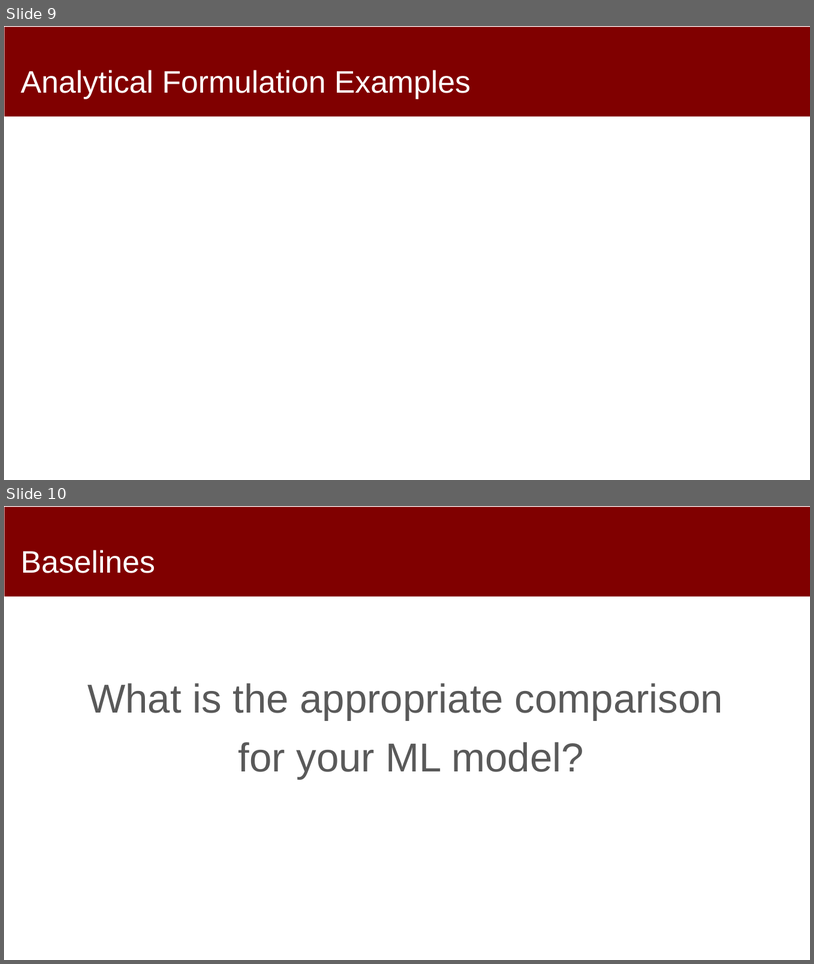
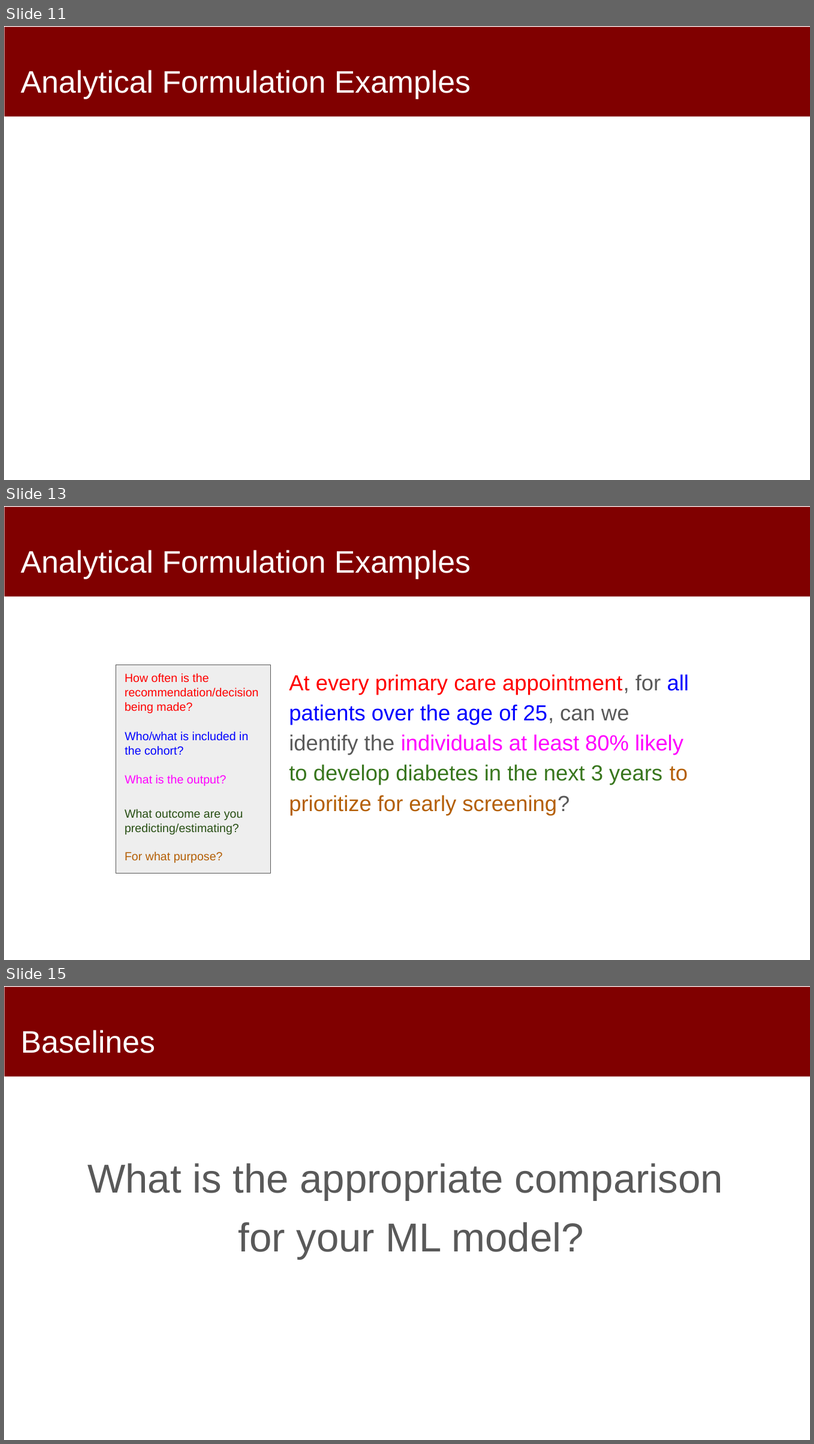
Before and after one commit to dssg/mlforpublicpolicylab, a slide deck: 03 - Data Exploration, Analytical Formulation, and Baselines/formulation-and-baselines.pptx. Shown one above the other, each under a label of ours: slides 9 and 10 before the commit, slides 11, 13 and 15 after it; the slides between them are not shown. The pictures are 814x964 and 814x1444 pixels, drawn with LibreOffice and Linux fonts; fonts in the diff are those of the drawing. Boxes give left, top, right and bottom in pixels: in the first picture for what was removed or moved away, otherwise in the second. Text is boxed around its words. In the diff, an @@ line names an element or a change of style, - is before the commit and + after.

Commit message:
formulation template

```diff
--- a/03 - Data Exploration, Analytical Formulation, and Baselines/formulation-and-baselines.pptx
+++ b/03 - Data Exploration, Analytical Formulation, and Baselines/formulation-and-baselines.pptx
@@ slide 13 added at (4, 506, 810, 960), background #FFFFFF; not listed: 1 template element that a slide beside it also shows @@
@@ title added at (21, 550, 471, 579), 37 pt, text #FFFFFF @@
+Analytical Formulation Examples
@@ rectangle added at (116, 664, 271, 873), fill #EEEEEE, outline #595959 0.75 pt @@
@@ text added at (125, 673, 259, 713), 14 pt, text #FF0000 @@
+How often is the recommendation/decision being made?
@@ text added at (289, 674, 689, 815), 26 pt, text #38761D @@
+At every primary care appointment, for all patients over the age of 25, can we identify the individuals at least 80% likely to develop diabetes in the next 3 years to prioritize for early screening?
@@ text added at (125, 731, 248, 755), 14 pt, text #0000FF @@
+Who/what is included in the cohort?
@@ text added at (125, 774, 226, 786), 14 pt, text #FF00FF @@
+What is the output?
@@ text added at (125, 808, 243, 862), 14 pt, text #274E13 @@
+What outcome are you predicting/estimating?
+For what purpose?
@@ what was slide 9 is now slide 11 @@
@@ what was slide 10 is now slide 15 @@
```
Also in this commit, not shown: 4 other slides added.
